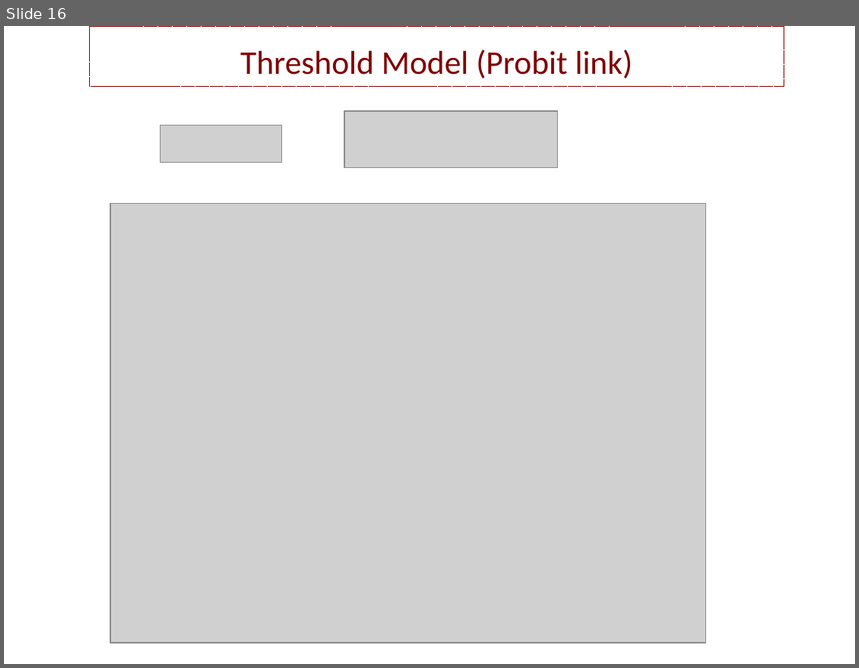
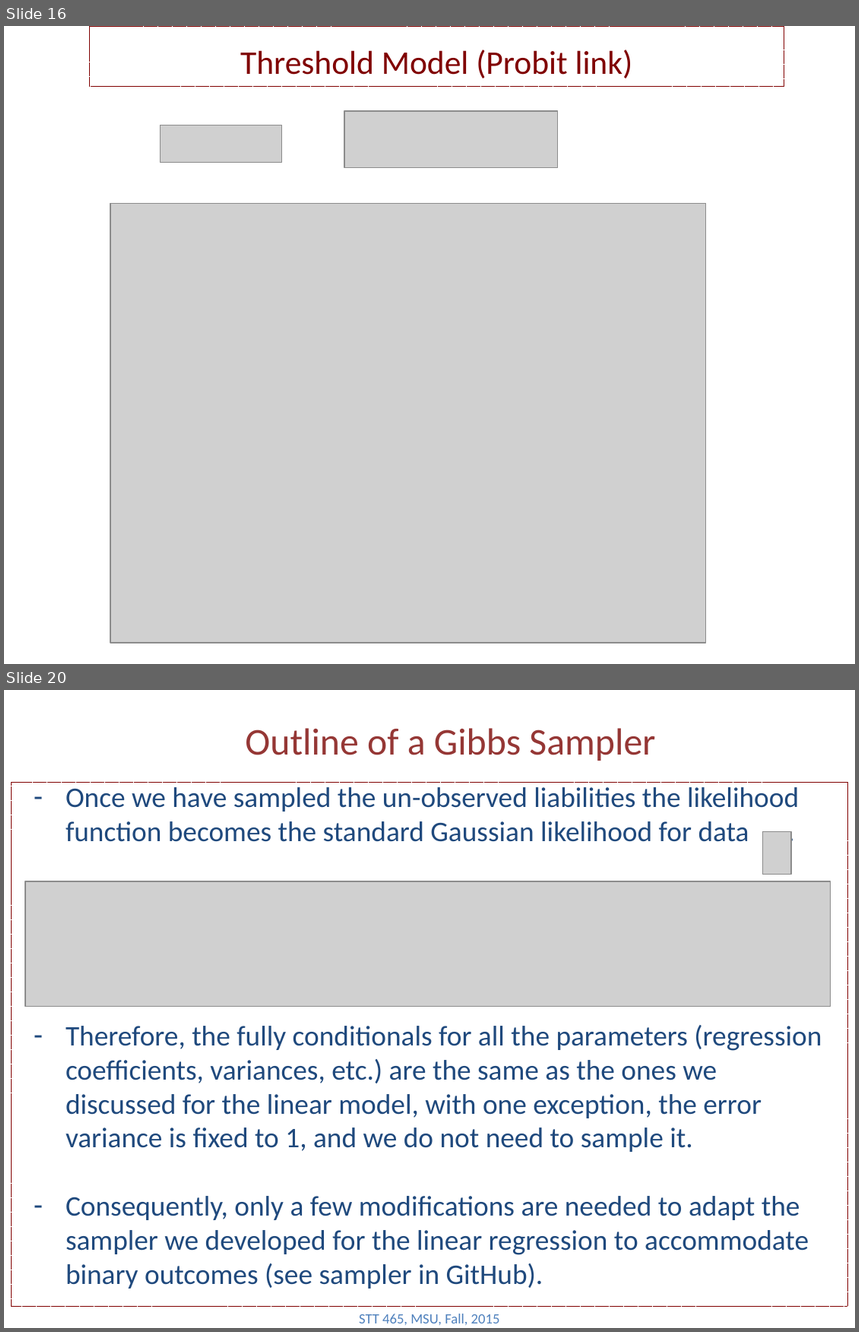
Before and after one commit to Boukos/STT465, a slide deck: STT465_14.pptx. Shown one above the other, each under a label of ours: slide 16 before the commit, slides 16 and 20 after it; the slides between them are not shown. The pictures are 859x668 and 859x1332 pixels, drawn with LibreOffice and Linux fonts; fonts in the diff are those of the drawing; grey boxes stand for pictures. Boxes give left, top, right and bottom in pixels: in the first picture for what was removed or moved away, otherwise in the second. Text is boxed around its words. In the diff, an @@ line names an element or a change of style, - is before the commit and + after.

```diff
--- a/STT465_14.pptx
+++ b/STT465_14.pptx
@@ slide 20 added at [4,690,855,1328], background #FFFFFF @@
@@ title added at [245,728,655,761], 32 pt, text #953735 @@
+Outline of a Gibbs Sampler
@@ rectangle added at [11,782,848,1306], outline #800000 0.75 pt dashed @@
@@ text added at [66,787,822,1289], 24 pt, text #1F497D @@
+– Once we have sampled the un-observed liabilities the likelihood function becomes the standard Gaussian likelihood for data .
+– Therefore, the fully conditionals for all the parameters (regression coefficients, variances, etc.) are the same as the ones we discussed for the linear model, with one exception, the error variance is fixed to 1, and we do not need to sample it.
+– Consequently, only a few modifications are needed to adapt the sampler we developed for the linear regression to accommodate binary outcomes (see sampler in GitHub).
@@ picture added at [763,832,791,875] @@
@@ picture added at [25,882,831,1007] @@
@@ text added at [359,1314,500,1325], 12 pt, text #4F81BD @@
+STT 465, MSU, Fall, 2015
```
Also in this commit, not shown: 4 slides changed, 1 other file.
